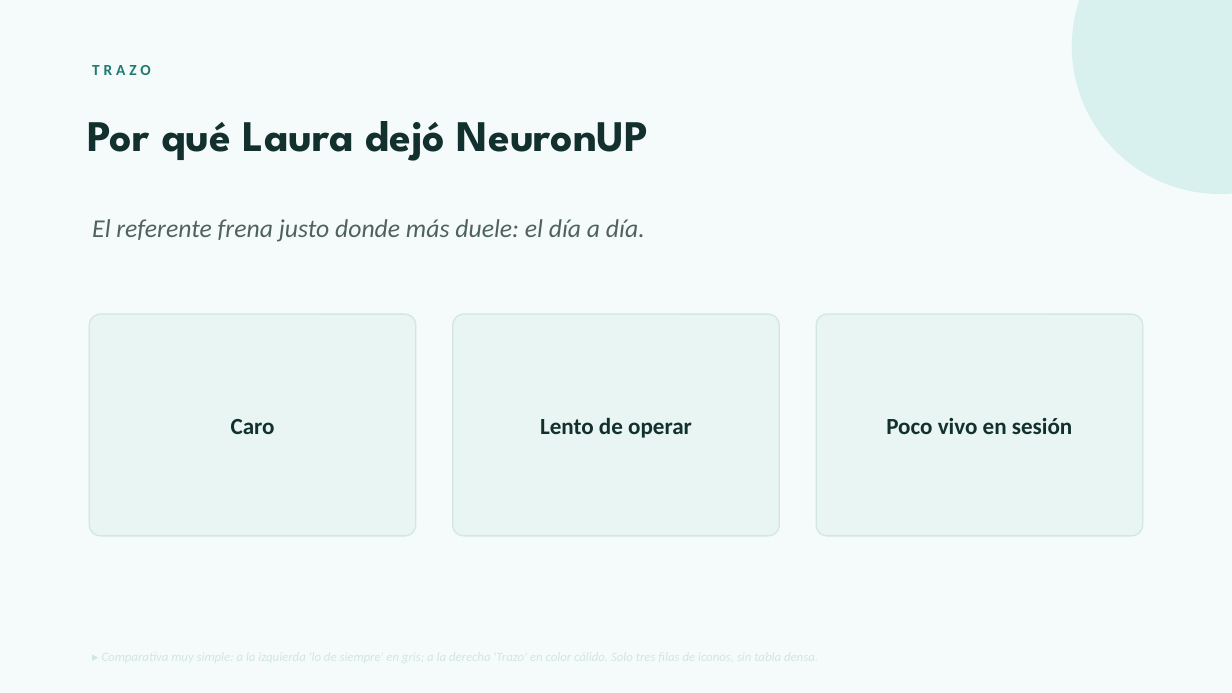
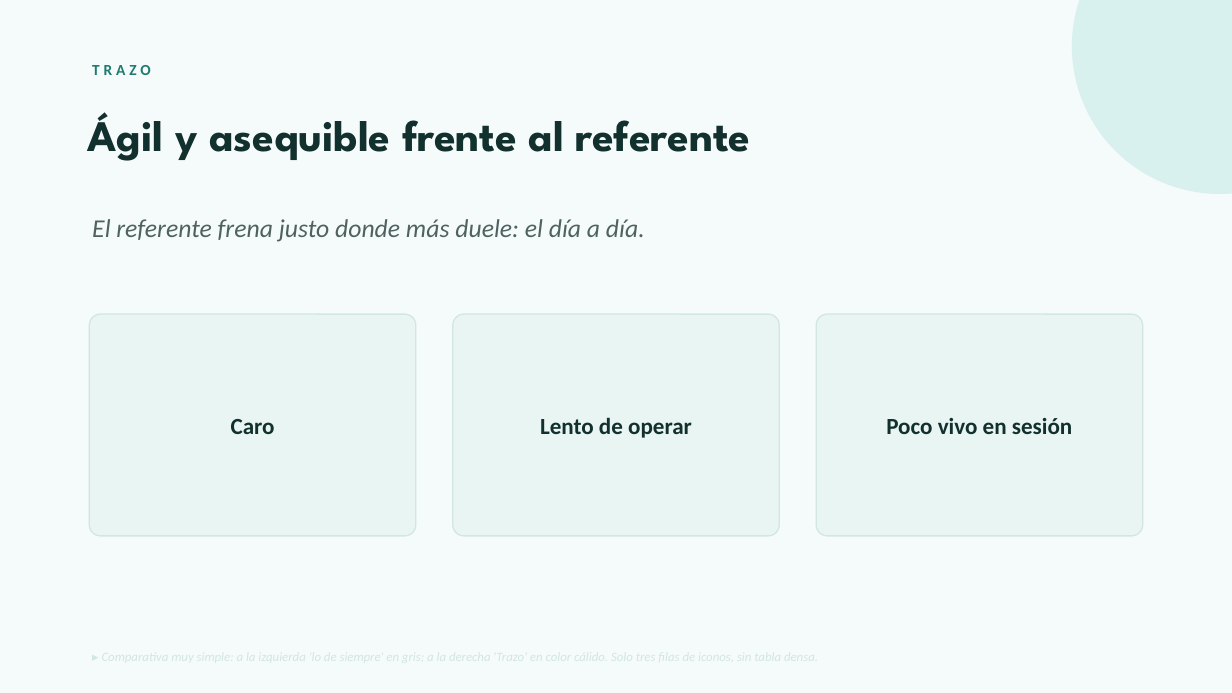
Before and after one commit to Sausf93/Trazo, a slide deck: slide 3 of docs/Trazo-Presentacion.pptx. Drawn at 1232x693 pixels with LibreOffice and Linux fonts; fonts in the diff are those of the drawing. Boxes give left, top, right and bottom in pixels: in the first picture for what was removed or moved away, otherwise in the second. Text is boxed around its words. In the diff, an @@ line names an element or a change of style, - is before the commit and + after.

```diff
--- a/docs/Trazo-Presentacion.pptx
+++ b/docs/Trazo-Presentacion.pptx
@@ text at [88, 112, 751, 161]: text changed @@
-Por qué Laura dejó NeuronUP
+Ágil y asequible frente al referente
```
Also in this commit, not shown: 1 other slide changed, 1 other file.
